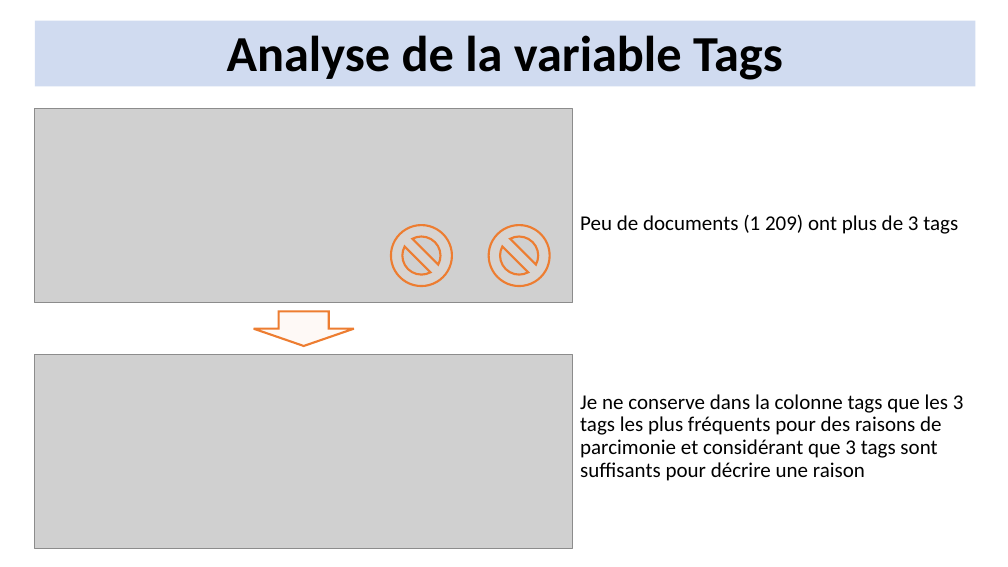
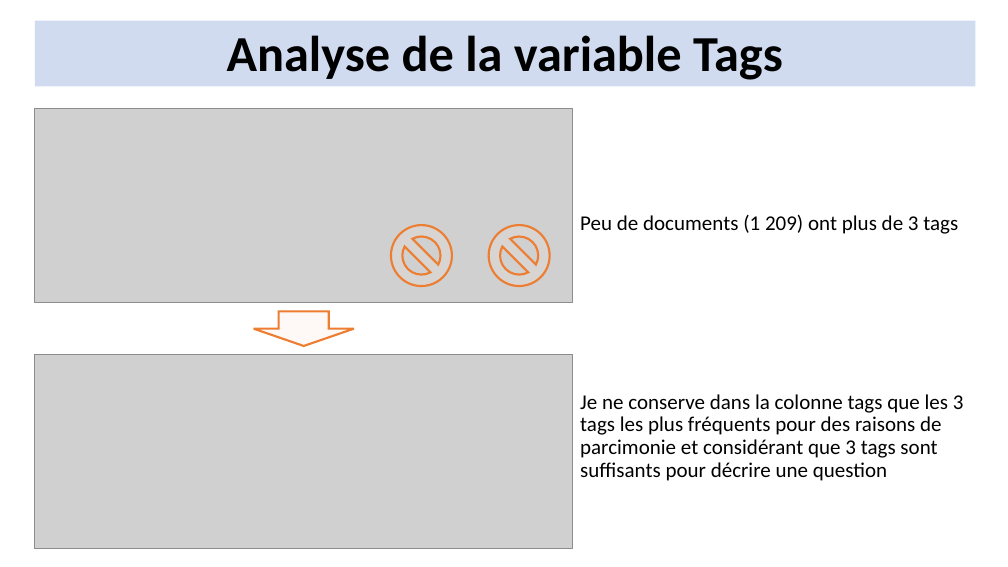
Before and after one commit to ridurand/OCR06, a slide deck: slide 5 of Catégorisez automatiquement des questions (soutenance).pptx. Drawn at 1008x567 pixels with LibreOffice and Linux fonts; fonts in the diff are those of the drawing; grey boxes stand for pictures. Boxes give left, top, right and bottom in pixels: in the first picture for what was removed or moved away, otherwise in the second. Text is boxed around its words. In the diff, an @@ line names an element or a change of style, - is before the commit and + after.

```diff
--- a/Catégorisez automatiquement des questions (soutenance).pptx
+++ b/Catégorisez automatiquement des questions (soutenance).pptx
@@ text at [580,394,964,481]: text changed @@
-Je ne conserve dans la colonne tags que les 3 tags les plus fréquents pour des raisons de parcimonie et considérant que 3 tags sont suffisants pour décrire une raison
+Je ne conserve dans la colonne tags que les 3 tags les plus fréquents pour des raisons de parcimonie et considérant que 3 tags sont suffisants pour décrire une question
```
Also in this commit, not shown: 2 other slides changed, 3 other files.
